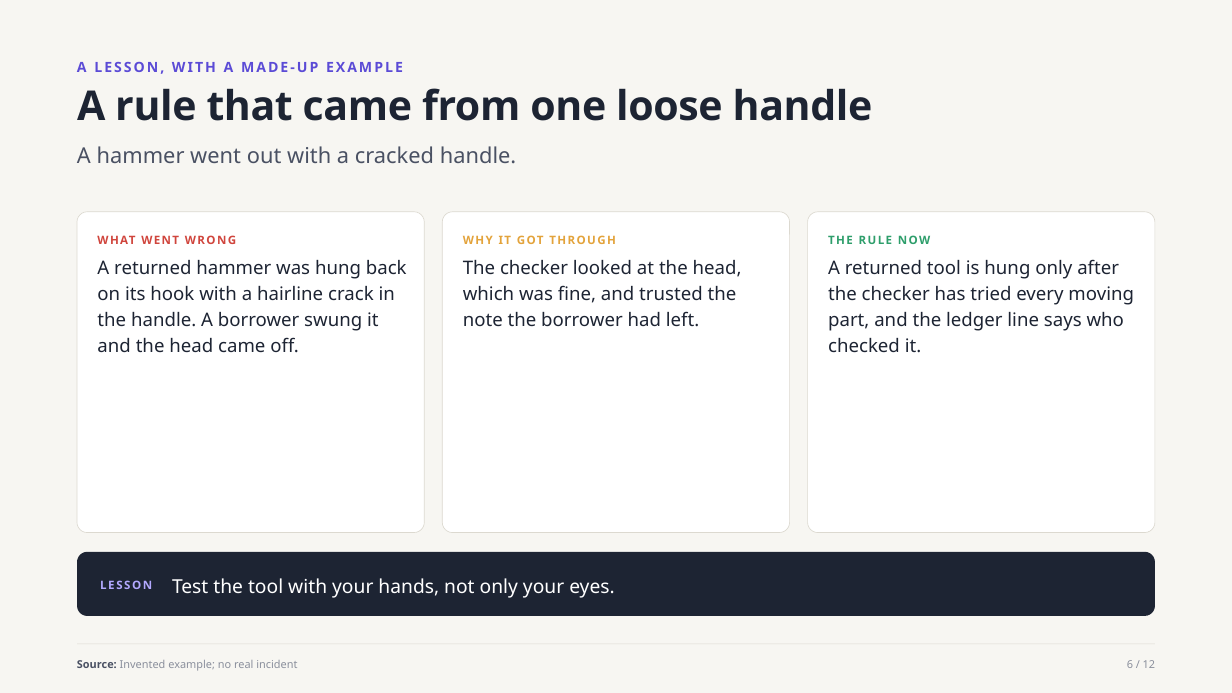
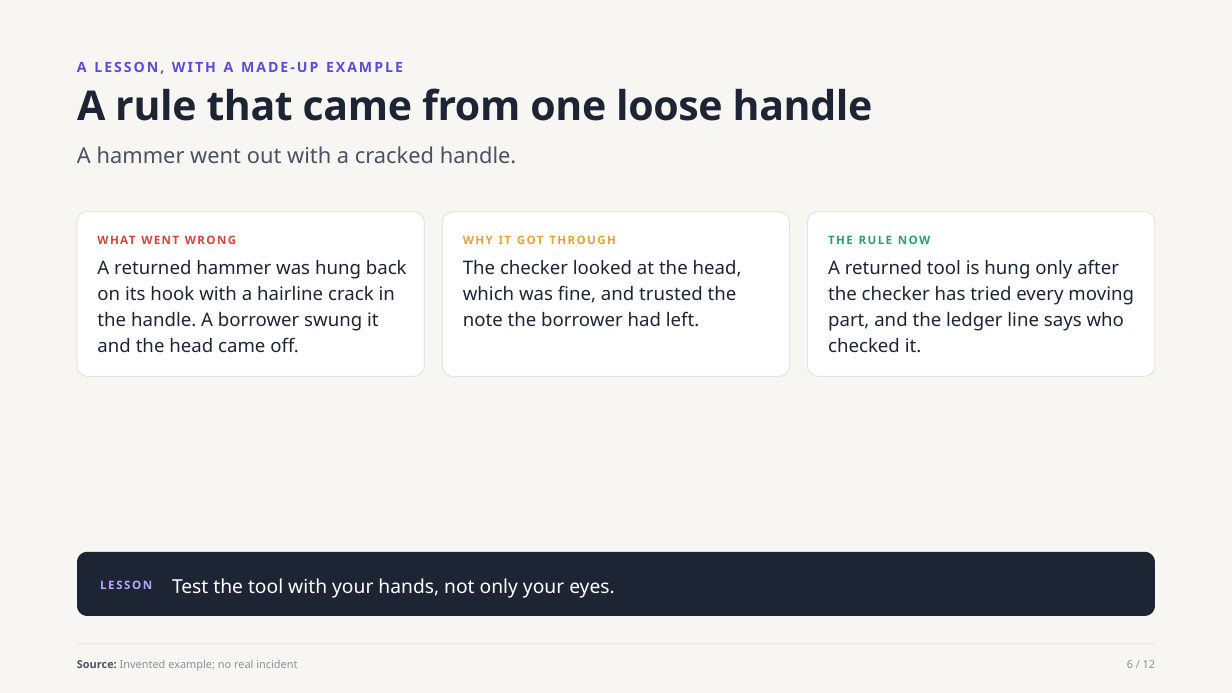
Before and after one commit to witt3rd/publishing, a slide deck: slide 6 of docs/samples/house-style-explainer-v1.pptx. Drawn at 1232x693 pixels with LibreOffice and Linux fonts; fonts in the diff are those of the drawing. Boxes give left, top, right and bottom in pixels: in the first picture for what was removed or moved away, otherwise in the second. Text is boxed around its words. In the diff, an @@ line names an element or a change of style, - is before the commit and + after.

```diff
--- a/docs/samples/house-style-explainer-v1.pptx
+++ b/docs/samples/house-style-explainer-v1.pptx
@@ rounded rectangle: place and size @@
-rounded rectangle at bbox=[77, 212, 424, 532]
+rounded rectangle at bbox=[77, 212, 424, 376]
@@ rounded rectangle: place and size @@
-rounded rectangle at bbox=[443, 212, 790, 532]
+rounded rectangle at bbox=[443, 212, 790, 376]
@@ proportions changed in 3 elements at bbox=[77, 212, 424, 376], bbox=[443, 212, 790, 376], bbox=[808, 212, 1155, 376] @@
@@ rounded rectangle: place and size @@
-rounded rectangle at bbox=[808, 212, 1155, 532]
+rounded rectangle at bbox=[808, 212, 1155, 376]
```
Also in this commit, not shown: 7 other slides changed, 21 other files.
